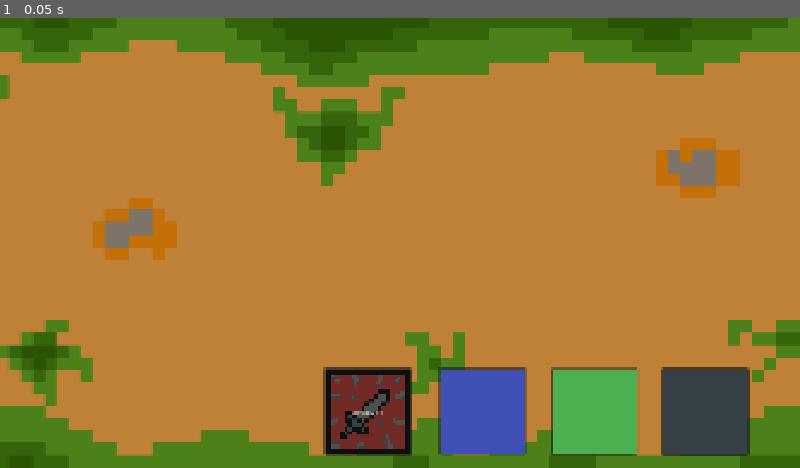
Above: before the commit, frame 1.
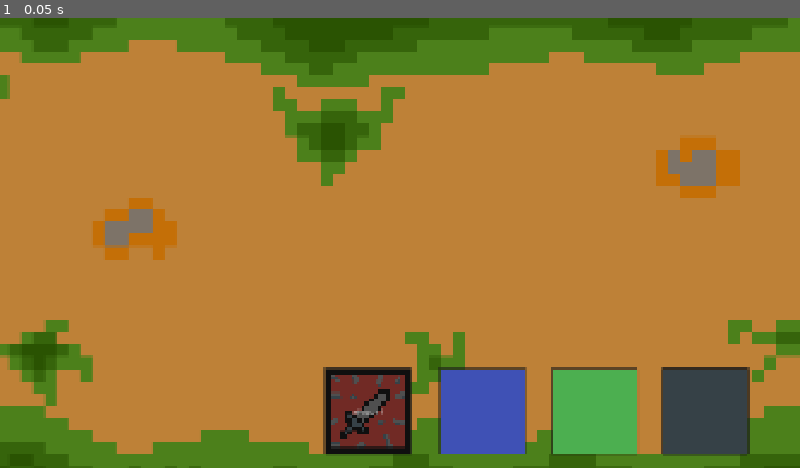
Above: after the commit, the same moment.

Repository: Poridaby/Pori-The-Game
Game: Godot game, scene res://scenes/décor_explo/Inser_ellenon.tscn
The game is run twice, just before and just after one commit, with the same random seed, the same clock (stepped at 60 frames per second) and the same inputs. The engine's default icon, where the game draws it, is replaced by a stand-in: a white triangle on a blue panel in a dark square.
Inputs:
- Up to frame 1 (0.05 s): no input

The runs differ from the first frame. In frame 1, 0.7% of the frame differs, in the area x 0-100%, y 20-98%.

Commit message:
Update combat.tscn

Diff:
--- a/pori-the-game/scenes/décor_fight/combat.tscn
+++ b/pori-the-game/scenes/décor_fight/combat.tscn
@@ -6,14 +6,15 @@
 [ext_resource type="Texture2D" uid="uid://cw6g5pykob157" path="res://objet/boutton_soin.png" id="6_xgstd"]
 [ext_resource type="Texture2D" uid="uid://cc48d0i2i47uo" path="res://objet/boutton_fuir.png" id="7_n0ibx"]
 
-[node name="Combat" type="Node2D"]
+[node name="Combat" type="Node2D" unique_id=355659430]
+position = Vector2(0, -1)
 
-[node name="NewPiskel" type="Sprite2D" parent="."]
+[node name="NewPiskel" type="Sprite2D" parent="." unique_id=1354017812]
 position = Vector2(997.99994, 80)
 scale = Vector2(0.8985937, 0.91718745)
 texture = ExtResource("2_ltln3")
 
-[node name="HUD" type="Control" parent="."]
+[node name="HUD" type="Control" parent="." unique_id=634012764]
 layout_mode = 3
 anchors_preset = 0
 offset_left = 98.0
@@ -21,7 +22,7 @@
 offset_right = 129.0
 offset_bottom = -63.0
 
-[node name="attack" type="Button" parent="HUD"]
+[node name="attack" type="Button" parent="HUD" unique_id=673720429]
 layout_mode = 0
 offset_left = 680.0
 offset_top = 921.0
@@ -31,7 +32,7 @@
 icon = ExtResource("4_ekc3o")
 icon_alignment = 1
 
-[node name="Special" type="Button" parent="HUD"]
+[node name="Special" type="Button" parent="HUD" unique_id=1393345380]
 layout_mode = 0
 offset_left = 956.0
 offset_top = 921.0
@@ -39,7 +40,7 @@
 offset_bottom = 1129.0
 icon = ExtResource("5_aoix4")
 
-[node name="Health" type="Button" parent="HUD"]
+[node name="Health" type="Button" parent="HUD" unique_id=1011188528]
 layout_mode = 0
 offset_left = 1225.0
 offset_top = 922.0
@@ -47,7 +48,7 @@
 offset_bottom = 1130.0
 icon = ExtResource("6_xgstd")
 
-[node name="Run" type="Button" parent="HUD"]
+[node name="Run" type="Button" parent="HUD" unique_id=641971910]
 layout_mode = 0
 offset_left = 1491.0
 offset_top = 922.0
@@ -56,7 +57,7 @@
 button_mask = 0
 icon = ExtResource("7_n0ibx")
 
-[node name="submenu" type="Control" parent="."]
+[node name="submenu" type="Control" parent="." unique_id=1333806882]
 layout_mode = 3
 anchors_preset = 0
 offset_left = 724.0
@@ -64,7 +65,7 @@
 offset_right = 801.0
 offset_bottom = -72.0
 
-[node name="attack_1" type="Button" parent="submenu"]
+[node name="attack_1" type="Button" parent="submenu" unique_id=1326516146]
 layout_mode = 0
 offset_left = 57.0
 offset_top = 963.0
@@ -72,27 +73,36 @@
 offset_bottom = 1170.0
 text = "attaque 1"
 
-[node name="pass" type="Button" parent="submenu"]
+[node name="pass" type="Button" parent="submenu" unique_id=939222984]
 layout_mode = 0
 offset_left = 865.0
 offset_top = 962.0
 offset_right = 1073.0
 offset_bottom = 1170.0
 
-[node name="player" type="Node2D" parent="."]
+[node name="player" type="Node2D" parent="." unique_id=943036721]
 
-[node name="TonarSprite" type="Sprite2D" parent="player"]
+[node name="TonarSprite" type="Sprite2D" parent="player" unique_id=1797243733]
 texture_filter = 1
 position = Vector2(273.18, 216.27)
 scale = Vector2(9.355, 9.355)
 
-[node name="Enemy" type="Node2D" parent="."]
+[node name="Enemy" type="Node2D" parent="." unique_id=1779489340]
 
-[node name="EnemySprite" type="Sprite2D" parent="Enemy"]
+[node name="EnemySprite" type="Sprite2D" parent="Enemy" unique_id=676464605]
 texture_filter = 1
 position = Vector2(1647.24, 501.395)
 scale = Vector2(6.855, 6.855)
 flip_h = true
+
+[node name="ennemi1" type="Node2D" parent="." unique_id=2087909792]
+position = Vector2(1946, 371)
+
+[node name="ennemi2" type="Node2D" parent="." unique_id=1671184484]
+position = Vector2(1849, 539)
+
+[node name="ennemi3" type="Node2D" parent="." unique_id=1507445806]
+position = Vector2(1745, 717)
 
 [connection signal="pressed" from="HUD/attack" to="HUD" method="_on_attack_pressed"]
 [connection signal="pressed" from="HUD/Special" to="HUD" method="_on_special_pressed"]
Not shown: 1 places in pori-the-game/scenes/décor_fight/combat.tscn that only renumber resources
